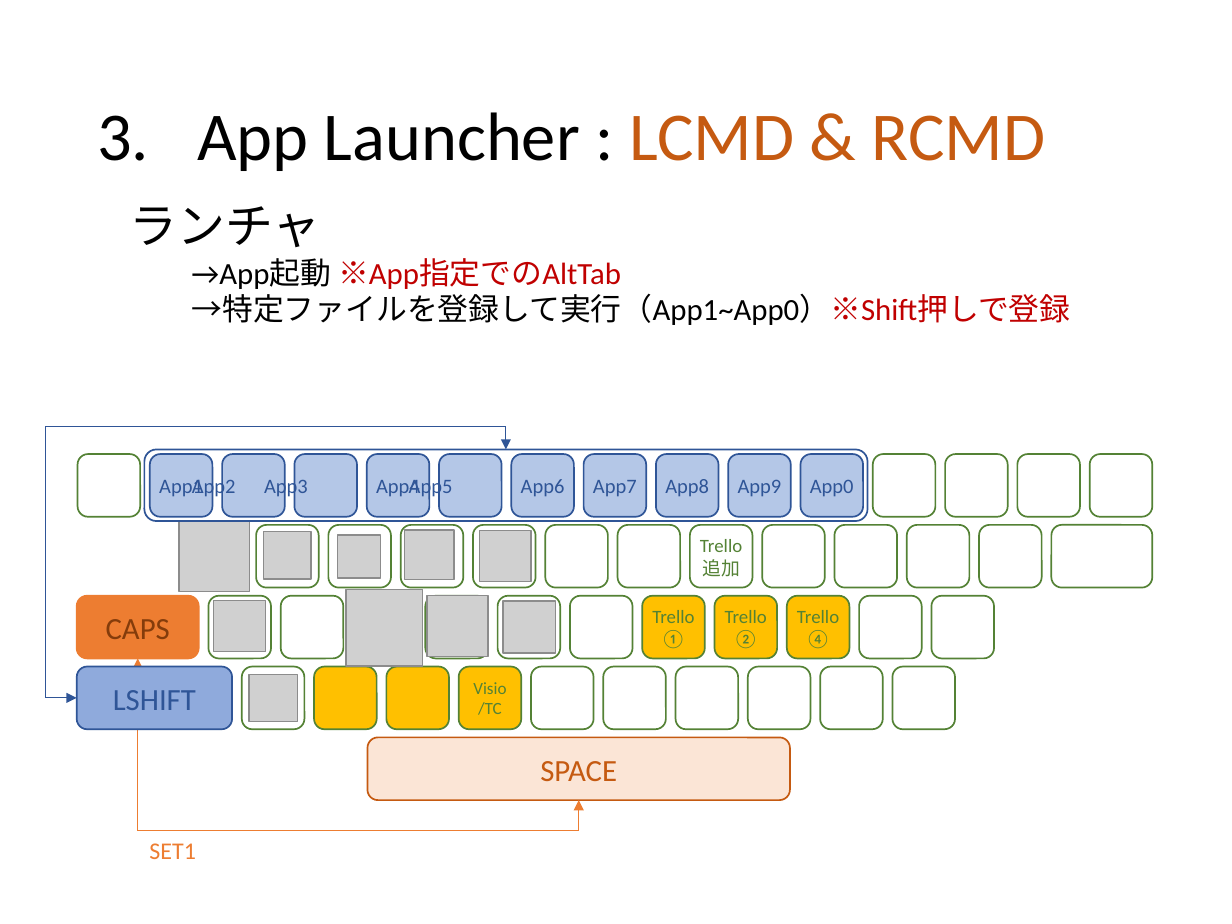
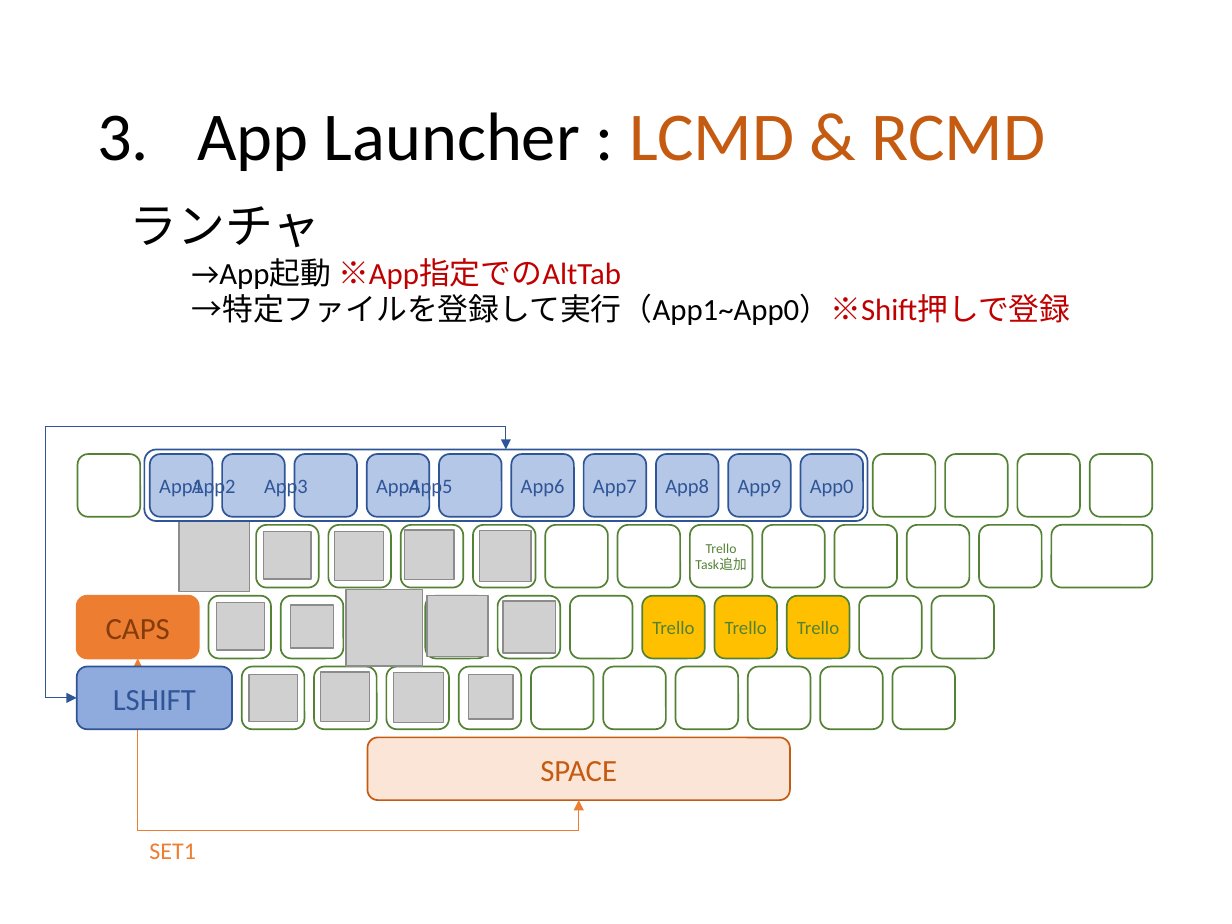
Before and after one commit to ittooo66/myAHK, a slide deck: slide 7 of MANUAL.pptx. Drawn at 1232x924 pixels with LibreOffice and Linux fonts; fonts in the diff are those of the drawing; grey boxes stand for pictures. Boxes give left, top, right and bottom in pixels: in the first picture for what was removed or moved away, otherwise in the second. Text is boxed around its words. In the diff, an @@ line names an element or a change of style, - is before the commit and + after.

```diff
--- a/MANUAL.pptx
+++ b/MANUAL.pptx
@@ picture added at <box>335,532,384,582</box> @@
@@ text in rounded rectangle at <box>695,558,746,570</box>: text changed; size 11 to 8 pt @@
-追加
+Task追加
@@ text in rounded rectangle at <box>706,543,737,553</box>: size 11 to 8 pt in "Trello" @@
@@ picture: place and size @@
-picture at <box>213,600,266,652</box>
+picture at <box>217,602,265,650</box>
@@ picture: place and size @@
-picture at <box>338,535,381,578</box>
+picture at <box>291,605,334,648</box>
@@ text in rounded rectangle at <box>661,630,686,648</box>: paragraph removed @@
-①
@@ text in rounded rectangle at <box>733,630,758,648</box>: paragraph removed @@
-②
@@ text in rounded rectangle at <box>806,630,831,648</box>: paragraph removed @@
-④
@@ picture added at <box>320,673,370,722</box> @@
@@ picture added at <box>393,673,444,723</box> @@
@@ fill #FFC000 to none in 3 elements at <box>314,667,377,729</box>, <box>387,667,450,729</box>, <box>458,667,521,729</box> @@
@@ picture added at <box>468,674,513,718</box> @@
@@ text in rounded rectangle at <box>473,682,506,715</box>: text removed @@
-Visio
-/TC
```
Also in this commit, not shown: 3 other slides changed, 2 slides removed.
